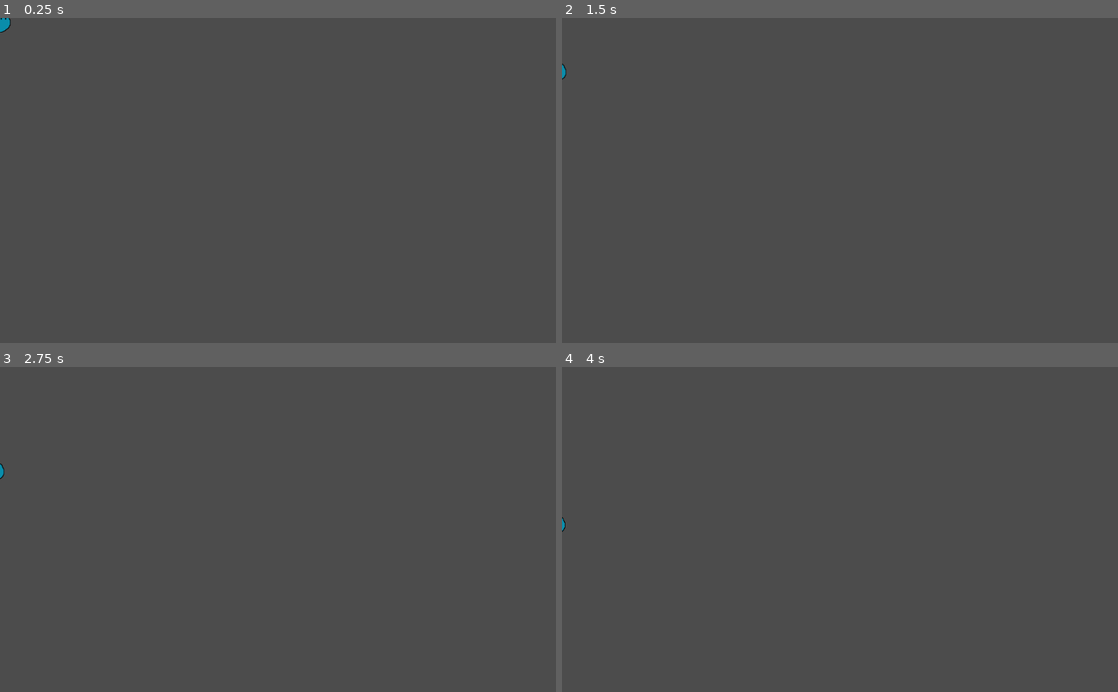
Above: before the commit, frames 1-4 (two rows, left to right).
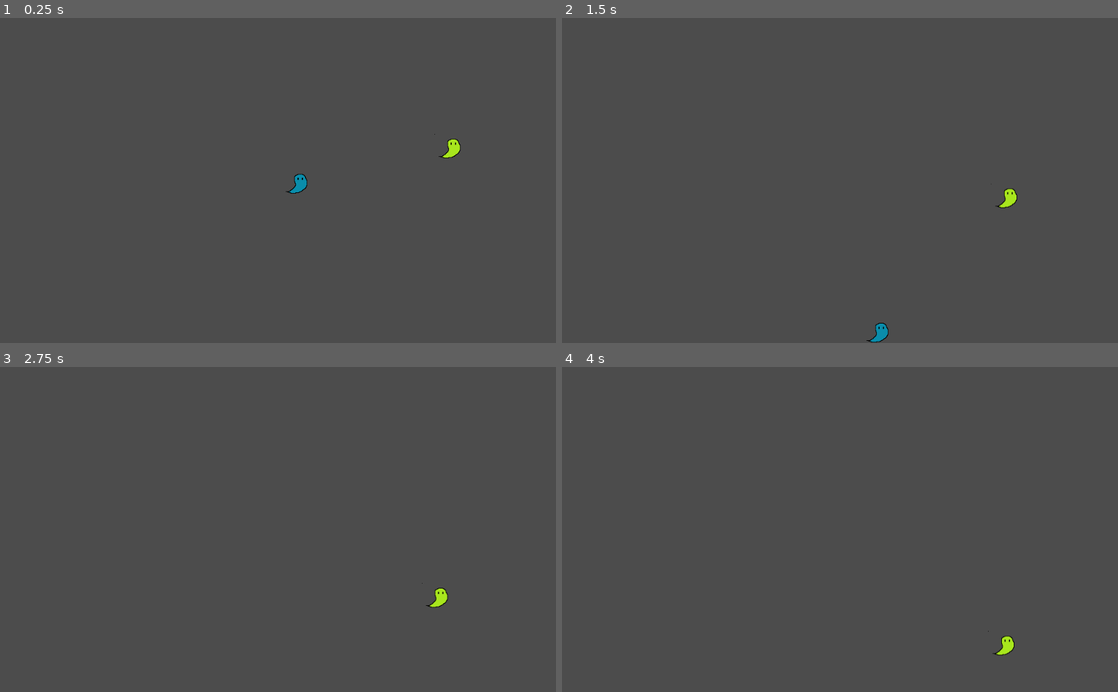
Above: after the commit, the same moments.

Repository: olin-med/PARKINSON
Game: Godot game, scene res://Levels/Node2D.tscn
Two runs of this game, one before a commit and one after it. Both use one fixed random seed, a clock stepped at 60 frames per second and the inputs below. Before the commit the project starts from res://Levels/KinematicBody2D.tscn.
Inputs:
- Up to frame 1 (0.25 s): no input
- Up to frame 2 (1.5 s): no input
- Up to frame 3 (2.75 s): no input
- Up to frame 4 (4 s): no input

The runs differ from the first frame. In frame 1, 0.3% of the frame differs, in the area x 0-83%, y 0-55%; in frame 2, 0.3%; in frame 3, 0.2%; in frame 4, 0.2%.

Commit message:
Improve movement

Diff:
--- a/Godot_1/Levels/KinematicBody2D.tscn
+++ b/Godot_1/Levels/KinematicBody2D.tscn
@@ -7,5 +7,6 @@
 script = ExtResource( 2 )
 
 [node name="Skeleton" type="Sprite" parent="."]
+position = Vector2( 405, 257 )
 texture = ExtResource( 1 )
 hframes = 2
--- /dev/null
+++ b/Godot_1/Levels/KinematicBody2D2.gd
@@ -0,0 +1,36 @@
+extends KinematicBody2D
+
+var speed = 300
+var velocity = Vector2()
+var state: int = 0
+var rng = 0
+
+
+
+
+func _process(delta):
+
+	state = rand_range(0, 4)
+	print(state)
+
+	if state == 0:
+		pass
+#Right
+	elif state == 1:
+		velocity.x = speed
+		move_and_slide(velocity)
+
+#Left
+	elif state == 2:
+		velocity.x = -speed
+		move_and_slide(velocity)
+
+#Forward
+	elif state == 3:
+		velocity.y = speed
+		move_and_slide(velocity)
+
+#Back
+	elif state == 4:
+		velocity.y = -speed
+		move_and_slide(velocity)
--- /dev/null
+++ b/Godot_1/Levels/Node2D.tscn
@@ -0,0 +1,24 @@
+[gd_scene load_steps=5 format=2]
+
+[ext_resource path="res://Art/Pixilart Sprite Sheet.png" type="Texture" id=1]
+[ext_resource path="res://Art/Pixilart Sprite Sheet (2).png" type="Texture" id=2]
+[ext_resource path="res://Levels/KinematicBody2D2.gd" type="Script" id=3]
+[ext_resource path="res://Levels/KinematicBody2D.gd" type="Script" id=4]
+
+[node name="Node2D" type="Node2D"]
+
+[node name="KinematicBody2D" type="KinematicBody2D" parent="."]
+script = ExtResource( 4 )
+
+[node name="Sprite" type="Sprite" parent="KinematicBody2D"]
+position = Vector2( 832, 246 )
+texture = ExtResource( 2 )
+hframes = 2
+
+[node name="KinematicBody2D2" type="KinematicBody2D" parent="."]
+script = ExtResource( 3 )
+
+[node name="Sprite" type="Sprite" parent="KinematicBody2D2"]
+position = Vector2( 560, 271 )
+texture = ExtResource( 1 )
+hframes = 2
--- a/Godot_1/project.godot
+++ b/Godot_1/project.godot
@@ -11,7 +11,7 @@
 [application]
 
 config/name="Godot_1"
-run/main_scene="res://Levels/KinematicBody2D.tscn"
+run/main_scene="res://Levels/Node2D.tscn"
 
 [gui]
 
Binary file added: Godot_1/Art/Pixilart Sprite Sheet (2).png
Not shown, added: Godot_1/Art/Pixilart Sprite Sheet (2).png.import
